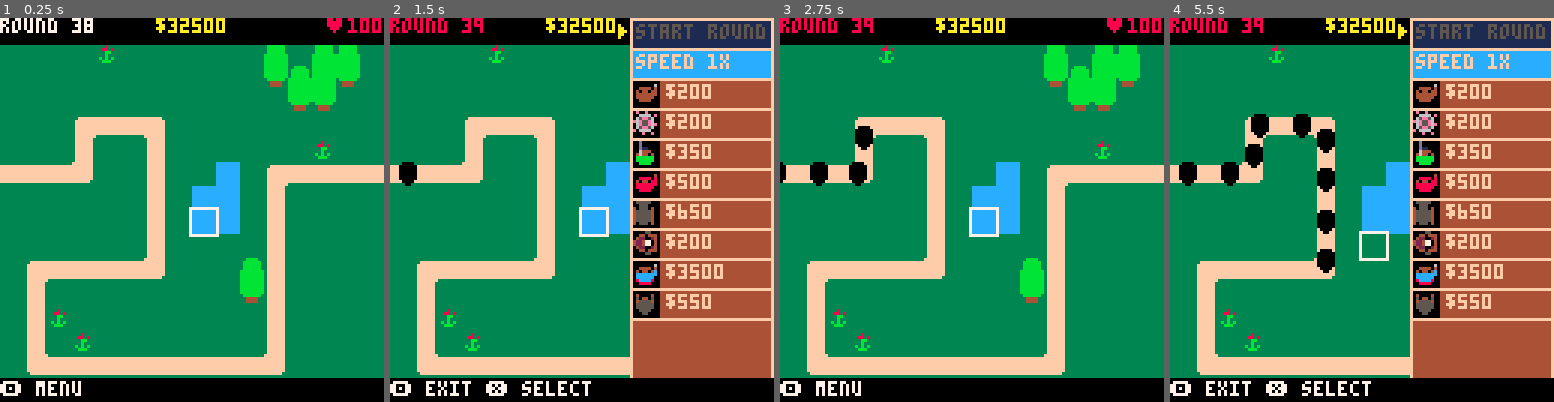
Above: before the commit, frames 1-4 (left to right).
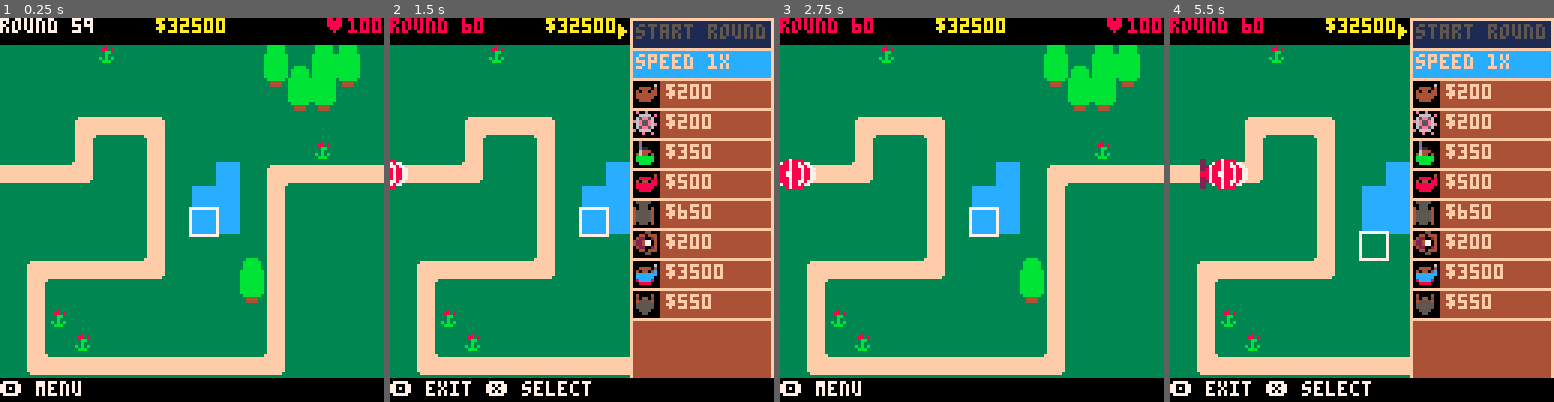
Above: after the commit, the same moments.

Repository: ingobeans/btd64
Game: PICO-8 cartridge btd64.p8
Two runs of this game, one before a commit and one after it. Both use one fixed random seed, a clock stepped at 60 frames per second and the inputs below.
Inputs:
- Up to frame 1 (0.25 s): no input
- Up to frame 2 (1.5 s): tap X (X key) at 0.33, 1.07 s; tap O (Z key) at 0.7 s
- Up to frame 3 (2.75 s): hold Right 1.6-2.1 s; tap O (Z key) at 1.7, 2.1, 2.5 s; tap X (X key) at 1.85 s; hold Up 2.15-2.42 s; hold Right from 2.47 s (still down)
- Up to frame 4 (5.5 s): tap O (Z key) every 0.4 s from 2.9 to 5.3 s; tap X (X key) at 2.97, 4.08, 5.2 s; release Right at 3.03 s; hold Left 3.08-3.58 s; hold Down 3.63-3.97 s; hold Right 4.02-4.68 s; hold Up 4.73-5.03 s; hold Left from 5.08 s (still down)

The runs differ from the first frame. In frame 1, less than 0.1% of the frame differs, in the area x 18-24%, y 0-4%; in frame 2, 0.5%; in frame 3, 1.4%; in frame 4, 2.8%, in the area x 2-43%, y 0-67%.

Commit message:
fully implement popping power, layers and add BFB

Diff:
--- a/btd64.p8
+++ b/btd64.p8
@@ -70,6 +70,7 @@
  15|40,10|4,12
  15|29,11|5,12
  15|28,9c|50,11
+ 15|1,13
 ]]
 
 --raw wave data
@@ -104,7 +105,7 @@
 -->8
 --game
 
-round = 38
+round = 59
 playing = false
 spawning = true
 spwn_index = 2
@@ -208,7 +209,9 @@
   --ceramic 11
 	{2.5/2,196,1,{10,10},{},10},
   --moab
-	{1/2,204,2,{},{},700,true},
+	{1/2,204,2,{11,11,11,11},{},200,true},
+		--bfb
+	{0.34/2,236,2,{12,12,12,12},{},700,true},
 }
 
 bloons = {}
@@ -219,6 +222,46 @@
 		spwn_bloon(v[1],v[2],v[3],v[4],v[5],v[6],v[7])
 	end
 	bloons_buffer = {}
+end
+
+function calc_bloon_val(bt)
+	local bd = bloon_types[bt]
+	local v = bd[6]
+	if #bd[4] == 0 then
+		return 1
+	end
+	v += calc_bloon_val(bd[4][1])
+	return v
+end
+
+function get_next_layer(bt,pp)
+	local v = pp
+	local cl = bt
+	while true do
+		local bd = btype(cl)
+		if bd == nil then
+			break
+		end
+		v -= bd[6]
+		if v < 0 then
+			break
+		end
+		cl = bd[4][1]
+		if cl == nil then
+			break
+		end
+	end
+	if cl == nil then
+		return {}
+	end
+	if bt > 100 then
+		t = {}
+		for g in all(bloon_types[cl][4]) do
+			add(t,g+100)
+		end
+		return t
+	end
+	return bloon_types[cl][4]
 end
 
 function confuse_bloon(b,amt)
@@ -257,13 +300,11 @@
 			end
 		end
 	end
-	for k,v in pairs(bt[4]) do
-		if k >= pp then
-			p = {b.p[1], b.p[2]}
-			add(bloons_buffer,{
-			 p,v,bi,b.pt,b.s,b.ptss,b.cnf
-			})
-		end
+	for k,v in pairs(get_next_layer(b.t,pp)) do
+		p = {b.p[1], b.p[2]}
+		add(bloons_buffer,{
+		 p,v,bi,b.pt,b.s,b.ptss,b.cnf
+		})
 	end
 	cash += 1
 	del(bloons,b)
@@ -334,7 +375,7 @@
 		--if moab, calculate angle
 		--of move, and draw rotated
 		if bt[7] == true then
-			print(v.h,v.p[1]+12,v.p[2],0)
+			--print(v.h,v.p[1]+12,v.p[2],0)
 			--normalise move dir
 			md = sqrt(abs(v.lmd[1])^2+abs(v.lmd[2])^2)
 
@@ -647,7 +688,7 @@
 
 		--draw upgrade buttons
 		buttons = {m.u1[m.ui1],m.u2[m.ui2]}
-
+		print(m.projs[1].pp,22,22,0)
 
 		--lock upgrade paths
 		--by setting button to 0
@@ -963,7 +1004,7 @@
 			pp=2,
 			ad=66,
 			plead=false,
-			pmom=5,
+			pmom=1,
 			a=sniper_attack,
 		}},
 		i=8,
@@ -1069,7 +1110,7 @@
 			end},
 			{400,94,"missile launcher",function (this)
 				this.projs[1].pvr = 3
-				this.projs[1].pp = 4
+				--this.projs[1].pp = 4
 				this.r += 0.1
 				this.projs[1].ad -= 0.4
 				this.projs[1].ps += 3
@@ -1864,6 +1905,32 @@
 --unused
 
 --[===[
+function dump(t,ind)
+	--stringify table
+	s = ""
+	if ind == nil then
+		s = s.."{\n"
+	end
+	local indl = ind or 1
+	local	indent = ""
+	for i=1,indl do
+		indent = indent.." "
+	end
+	for k,v in pairs(t) do
+		if type(v) == "table" then
+			s = s..indent..k..":{\n"..dump(v,indl+1)..indent.."}\n"
+		elseif type(v) == "string" then
+			s = s..indent..k..":\""..tostr(v).."\"\n"
+		else
+			s = s..indent..k..":"..tostr(v).."\n"
+		end
+	end
+	if ind == nil then
+		s = s.."}"
+	end
+	return s
+end
+--[===[
 function dir_to(sp,tp)
 	x = sp[1]
 	y = sp[2]
@@ -1873,32 +1940,6 @@
 	dy = y-ty
 	d = sqrt(dx^2+dy^2)
 	return {dx/d, dy/d}
-end
-
-function dump(t,ind)
-	--stringify table
-	s = ""
-	if ind == nil then
-		s = s.."{\n"
-	end
-	local indl = ind or 1
-	local	indent = ""
-	for i=1,indl do
-		indent = indent.." "
-	end
-	for k,v in pairs(t) do
-		if type(v) == "table" then
-			s = s..indent..k..":{\n"..dump(v,indl+1)..indent.."}\n"
-		elseif type(v) == "string" then
-			s = s..indent..k..":\""..tostr(v).."\"\n"
-		else
-			s = s..indent..k..":"..tostr(v).."\n"
-		end
-	end
-	if ind == nil then
-		s = s.."}"
-	end
-	return s
 end
 
 function log(s)
@@ -1923,8 +1964,8 @@
 --]===]
 
 function spr_r(s,x,y,a,w,h)
-	rspr(flr(s%16)*8,flr(s/16)*8,14*8,14*8,a,w)
- sspr(14*8,14*8,8*w,8*w,x,y,8*w,8*w)
+	rspr(flr(s%16)*8,flr(s/16)*8,14*8,6*8,a,w)
+ sspr(14*8,6*8,8*w,8*w,x,y,8*w,8*w)
 end
 
 rspr_clear_col=0
Not shown, changed: 35 lines of the sprite sheet (__gfx__) section of btd64.p8
